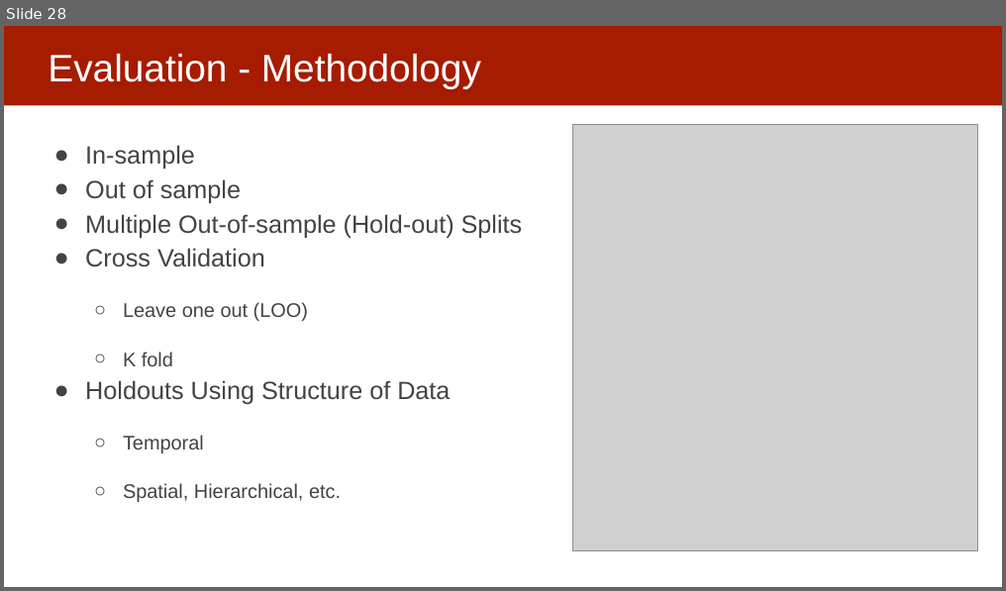
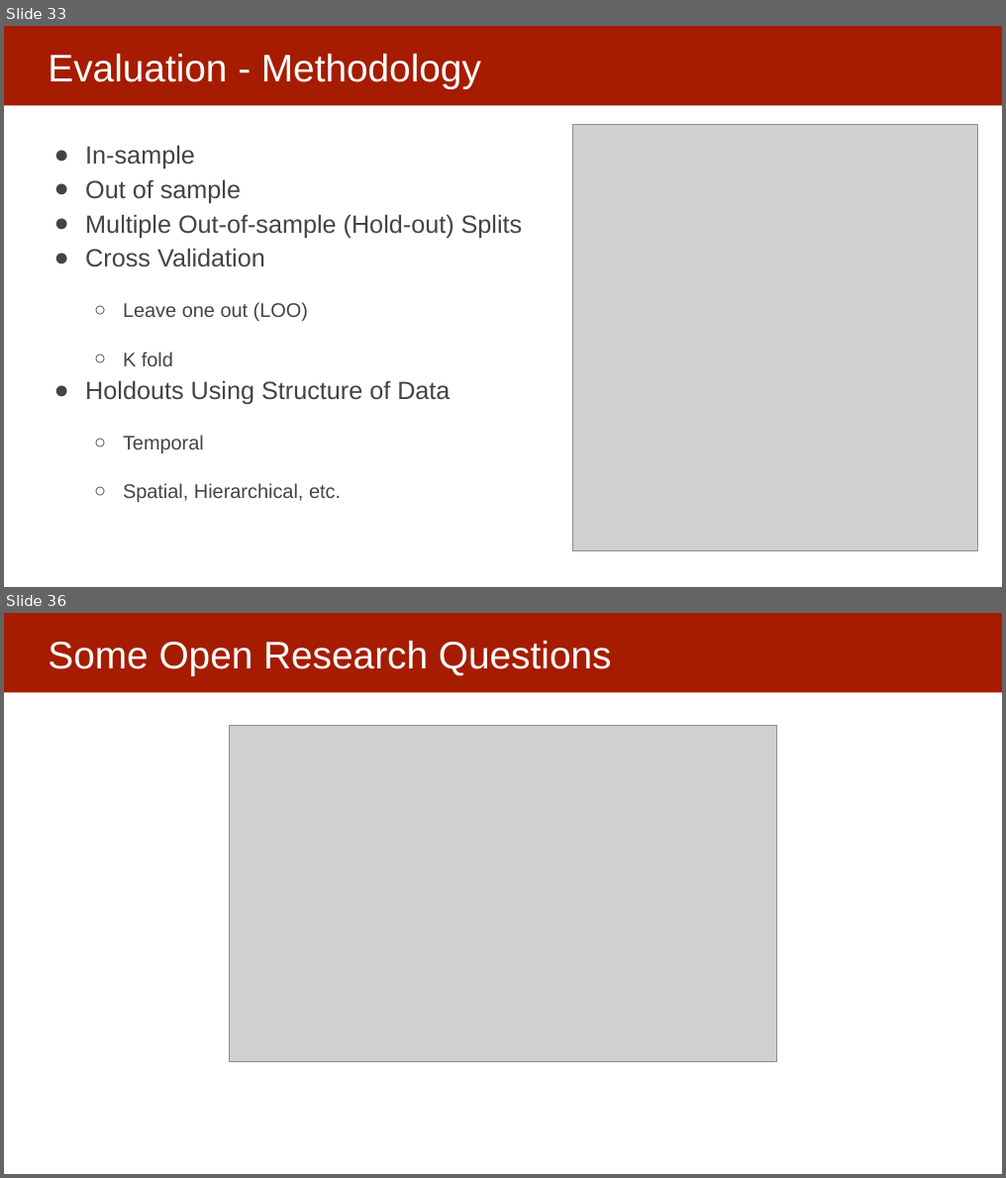
Before and after one commit to dssg/mlforpublicpolicylab, a slide deck: 06 - Performance and Evaluation Pt 2/Model Selection and Validation - Part II.pptx. Shown one above the other, each under a label of ours: slide 28 before the commit, slides 33 and 36 after it; the slides between them are not shown. The pictures are 1006x591 and 1006x1178 pixels, drawn with LibreOffice and Linux fonts; fonts in the diff are those of the drawing; grey boxes stand for pictures. Boxes give left, top, right and bottom in pixels: in the first picture for what was removed or moved away, otherwise in the second. Text is boxed around its words. In the diff, an @@ line names an element or a change of style, - is before the commit and + after.

```diff
--- a/06 - Performance and Evaluation Pt 2/Model Selection and Validation - Part II.pptx
+++ b/06 - Performance and Evaluation Pt 2/Model Selection and Validation - Part II.pptx
@@ slide 36 added at (4, 613, 1002, 1174), background #FFFFFF; not listed: 1 template element that a slide beside it also shows @@
@@ title added at (48, 641, 612, 675), 37 pt, text #FFFFFF @@
+Some Open Research Questions
@@ picture added at (230, 725, 777, 1062) @@
@@ what was slide 28 is now slide 33 @@
```
Also in this commit, not shown: 4 slides changed, 11 other slides added, 2 slides removed.
